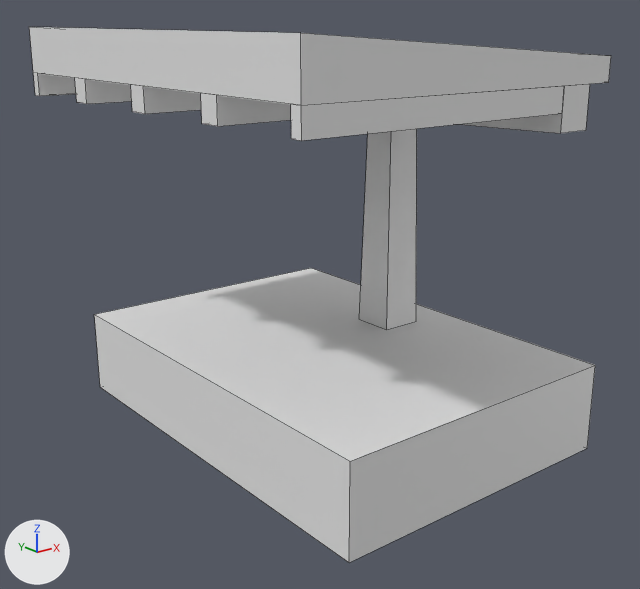
The FBX model Kits/SM_PillarShort_c.fbx: old version first, new version second.
The view is the same before and after, from a 50 mm lens placed at (-7.95, -10.15, 4.61), pointed at (-2.01, -2.73, 1.64). Arrows for +X, +Y and +Z are at lower left; the lights stay in place. The picture after the commit comes second. Mesh edges are drawn as thin lines.

Objects in the first picture: 'PillarShort_c'.
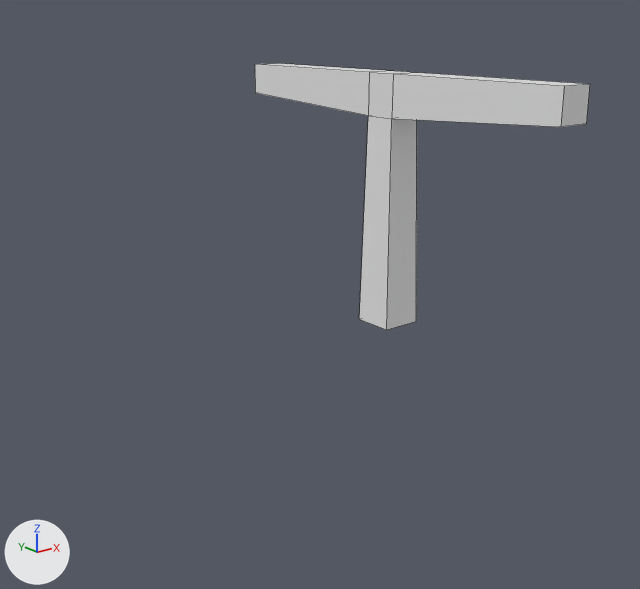
Changed parts and their boxes (x1, y1, x2, y2) in the pictures (640 x 589 px; the box of a moved part takes in the faces that stretch with it):
'PillarShort_c', reshaped (42% narrower, 50% shorter): before (29, 27, 611, 562); after (255, 63, 590, 330)
part 1 of me_cube_020, deleted: before (29, 27, 611, 562)
part 2 of me_cube_020, moved or reshaped (not visible before): after (255, 64, 369, 116)
part 3 of me_cube_020, moved or reshaped: before (458, 84, 590, 133); after (392, 74, 590, 127)

The edits, one by one:
me_cube_020 is used by ob_pillarshort_c; location (0.0, 0.0, 0.0).
Verts and faces of me_cube_020; kept vertices keep their numbers, new ones are numbered from 76.
Before the commit, vertices of me_cube_020: 32 (-0.95, 0.0, 3.57), 33 (-0.55, 0.0, 3.57).
Before the commit, vertices of me_cube_020: 34 (-0.55, -5.0, 3.57) at pixel (585, 130), 35 (-0.95, -5.0, 3.57) at pixel (560, 133).
me_cube_020 had 76 vertices, 60 faces and spanned x -4.0..0.0, y -5.0..0.0, z 0.0..4.5.
me_cube_020 now has 20 vertices, 18 faces and spans x -1.0..-0.5, y -5.0..0.0, z 1.0..4.0.
me_cube_020 part 1: 7 loose pieces with 56 vertices, spanning x -4.0..0.0, y -5.0..0.0, z 0.0..4.5, are deleted.
Part 2, on me_cube_020:
Vertex 32 moves to (-0.95, 0.0, 3.62), pixel (255, 92).
Vertex 33 moves to (-0.55, 0.0, 3.62).
Part 3, on me_cube_020:
Vertex 34 moves to (-0.55, -5.0, 3.62), pixel (586, 123).
Vertex 35 moves to (-0.95, -5.0, 3.62), pixel (560, 126).
